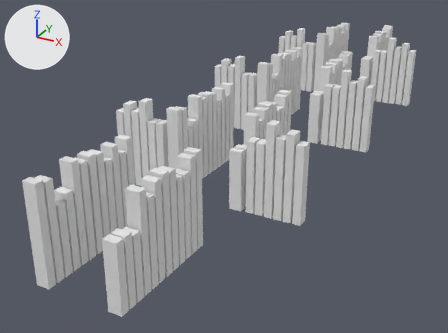
An edit to the OBJ model source/Assets/Art/Models/short.obj, drawn before and after from the same camera.
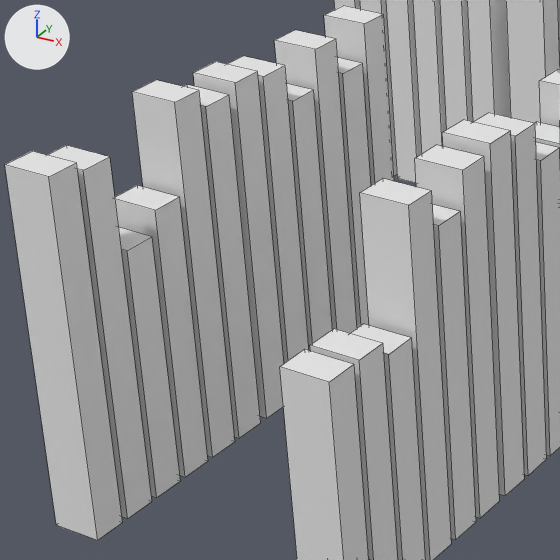
The first picture shows the older version from a 50 mm camera at (97.0, -99.0, 85.0) aimed at (-14.0, 104.0, -17.0). The close-ups show both versions on the part from 5% to 41% of the width and 40% to 89% of the height of that picture; other places that the commit changed are outside them. The axes (+X, +Y, +Z) are drawn at upper left. The lights are the same throughout. The close-ups show mesh edges as thin lines. Where no turn or scale is listed for an object, it has been applied to the vertices.

The first close-up shows 'Mesh_Mesh.002_polySurface7'.
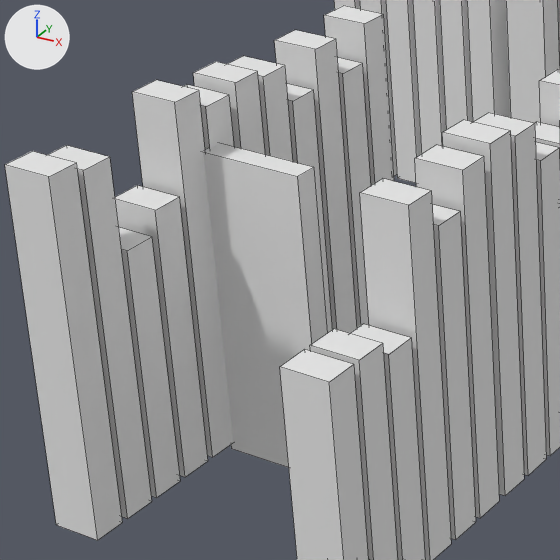
Changed parts and their boxes (x1, y1, x2, y2) in the close-ups (560 x 560 px):
'Mesh.015_Mesh.016', added
    after: (203, 143, 327, 468)

Patch to the scene script:
```diff
--- a/source/Assets/Art/Models/short.obj.py
+++ b/source/Assets/Art/Models/short.obj.py
@@ mat_null @@
+mat_null = principled_material('(null)')
+mat_null.base_color = (0.8, 0.8, 0.8)  # white #e7e7e7
+mat_null.roughness = 1.0
@@ me_mesh_015_mesh_016 @@
+me_mesh_015_mesh_016.from_pydata(...)  # a box spanning x -10.7..-1.1, y 16.1..18.1, z -12.4..14.9
+me_mesh_015_mesh_016.materials.append(mat_null)  # white #e7e7e7
@@ ob_mesh_015_mesh_016 @@
+ob_mesh_015_mesh_016 = bpy.data.objects.new('Mesh.015_Mesh.016', me_mesh_015_mesh_016)
+ob_mesh_015_mesh_016.location = (0.0, 0.0, 0.0)
```
